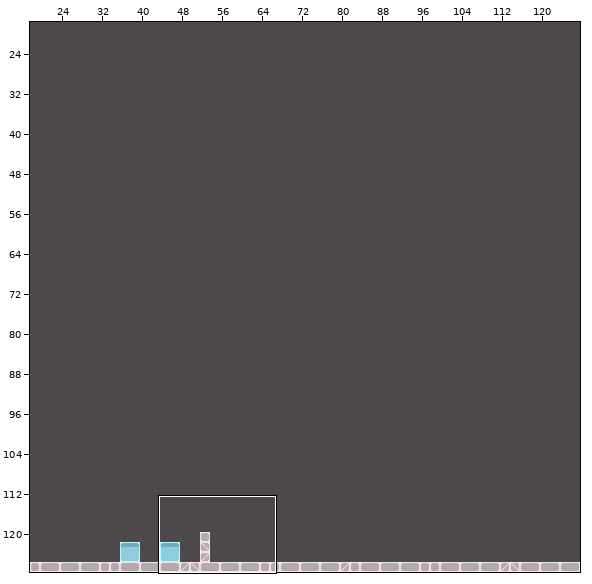
Tiled map, stored at scratch/map.tmx. Above: a wide view before the commit, with the close-up outlined.
Close-up. Before the commit:
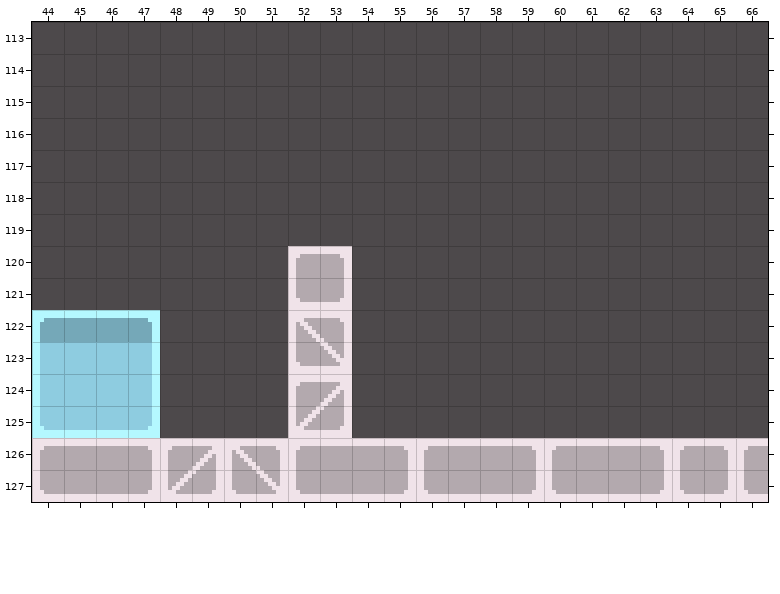
Cells are 8x8 px. Shown: x 44..66, y 113..127. The commit also changed other parts of the map, which this record leaves out.
And afterwards:
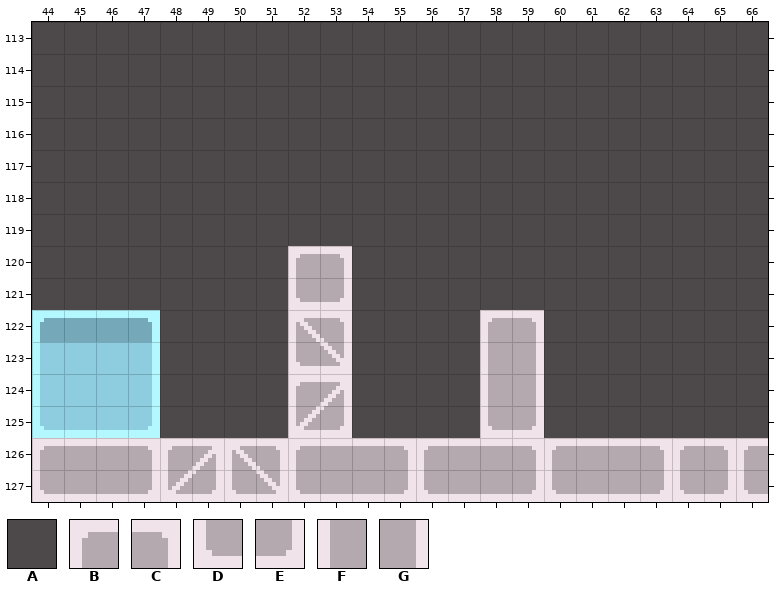
Key: from "tiles": A 0, B 192, C 195, D 208, E 211, F 212, G 213.
_ is an empty cell.
Tiles replaced or removed in this view: A.
Difference:
Changed rows in their new state; . is an unchanged cell.
Layer "layer":
first column x 58:
122 BC
123 FG
124 FG
125 DE
